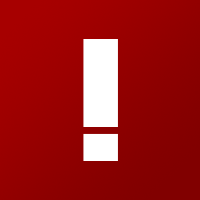
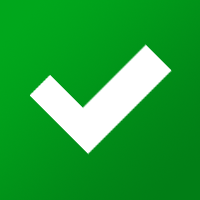
The second 200 × 200 image is a revision of the first. Changes to its layers:
added group "Success" with 2 layers above "Error" over [0, 0, 200, 200]
added layer "L" in group "Success" over [30, 44, 172, 155]
added layer "Success backgorund" in group "Success" over [0, 0, 200, 200]
hid group "Error" (2 layers) over [0, 0, 200, 200]
